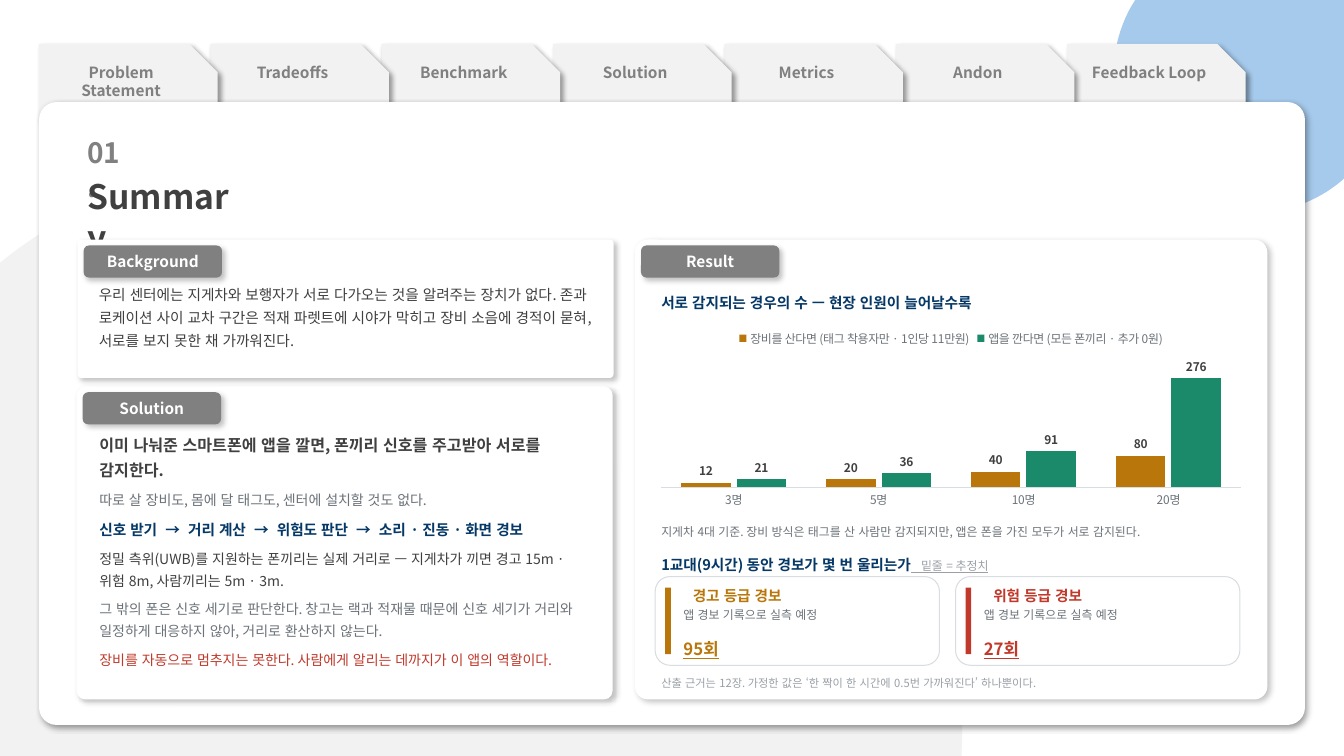
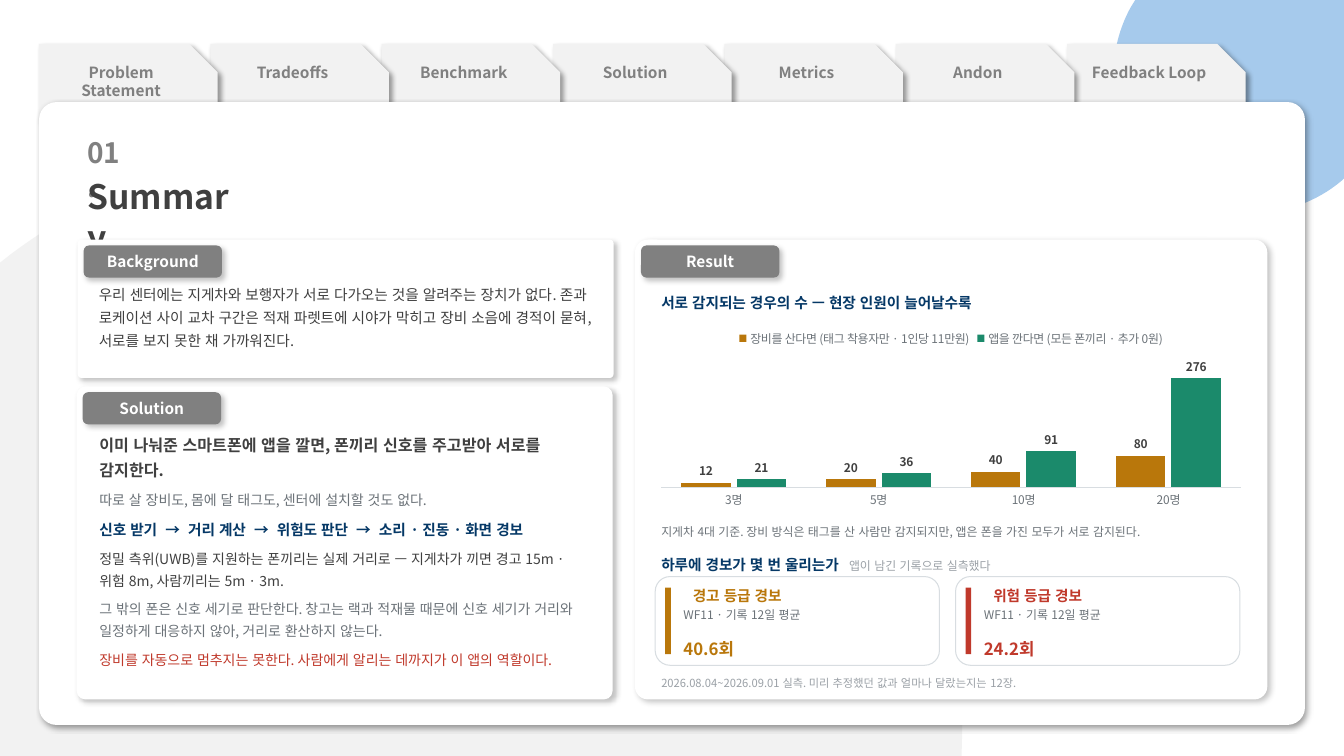
Before and after one commit to pslymzero-cyber/SafeAlert, a slide deck: slide 3 of docs/presentation/contest/SafeAlert_CouSolve_Contest.pptx. Drawn at 1344x756 pixels with LibreOffice and Linux fonts; fonts in the diff are those of the drawing. Boxes give left, top, right and bottom in pixels: in the first picture for what was removed or moved away, otherwise in the second. Text is boxed around its words. In the diff, an @@ line names an element or a change of style, - is before the commit and + after.

```diff
--- a/docs/presentation/contest/SafeAlert_CouSolve_Contest.pptx
+++ b/docs/presentation/contest/SafeAlert_CouSolve_Contest.pptx
@@ text at [661, 557, 991, 572]: text changed @@
-1교대(9시간) 동안 경보가 몇 번 울리는가 밑줄 = 추정치
+하루에 경보가 몇 번 울리는가 앱이 남긴 기록으로 실측했다
@@ text at [683, 609, 801, 620]: text changed @@
-앱 경보 기록으로 실측 예정
+WF11 · 기록 12일 평균
@@ text at [984, 609, 1101, 620]: text changed @@
-앱 경보 기록으로 실측 예정
+WF11 · 기록 12일 평균
@@ text at [683, 641, 734, 657]: text changed @@
-95회
+40.6회
@@ text at [984, 641, 1035, 657]: text changed @@
-27회
+24.2회
@@ text at [661, 678, 1016, 688]: text changed @@
-산출 근거는 12장. 가정한 값은 ‘한 짝이 한 시간에 0.5번 가까워진다’ 하나뿐이다.
+2026.08.04~2026.09.01 실측. 미리 추정했던 값과 얼마나 달랐는지는 12장.
```
Also in this commit, not shown: 4 other slides changed, 2 other files.
